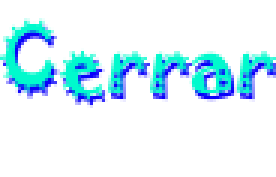
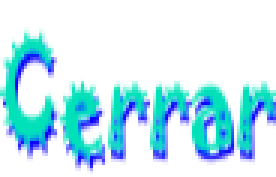
Layer changes from the first w=276, h=177 image to the second:
added layer "cerrar normal" above "hover" over [0, 27, 276, 174]
renamed "Cerrar" to "Cerrar hover", hid it, painted on it over [0, 18, 276, 102]
hid "Cerrar #1" over [0, 24, 276, 108]
